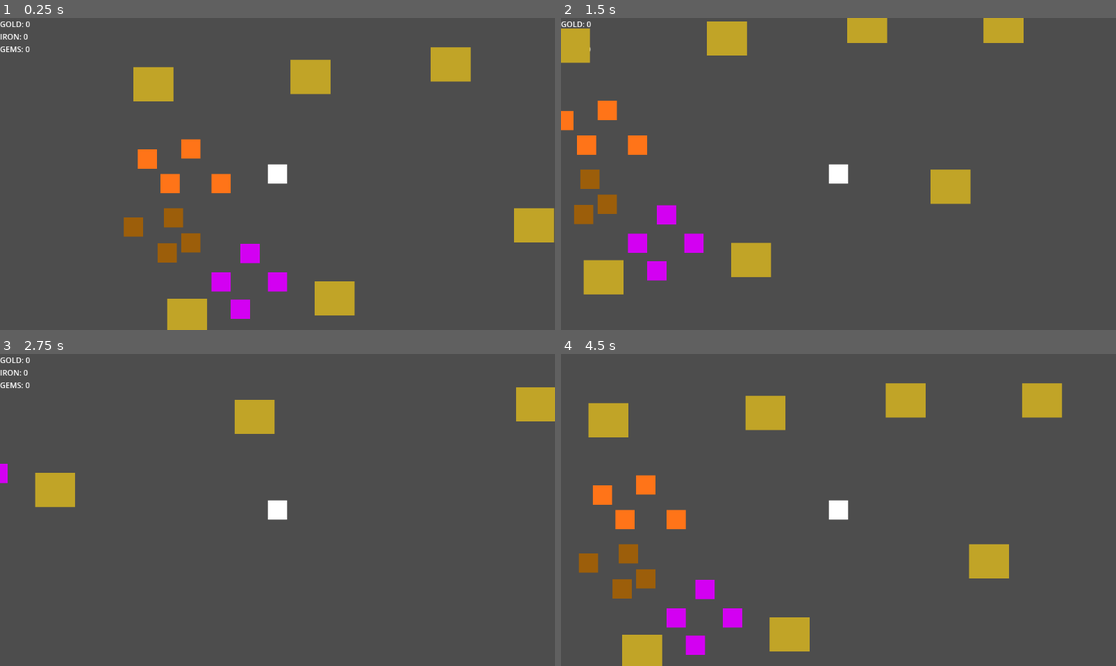
Above: before the commit, frames 1-4 (two rows, left to right).
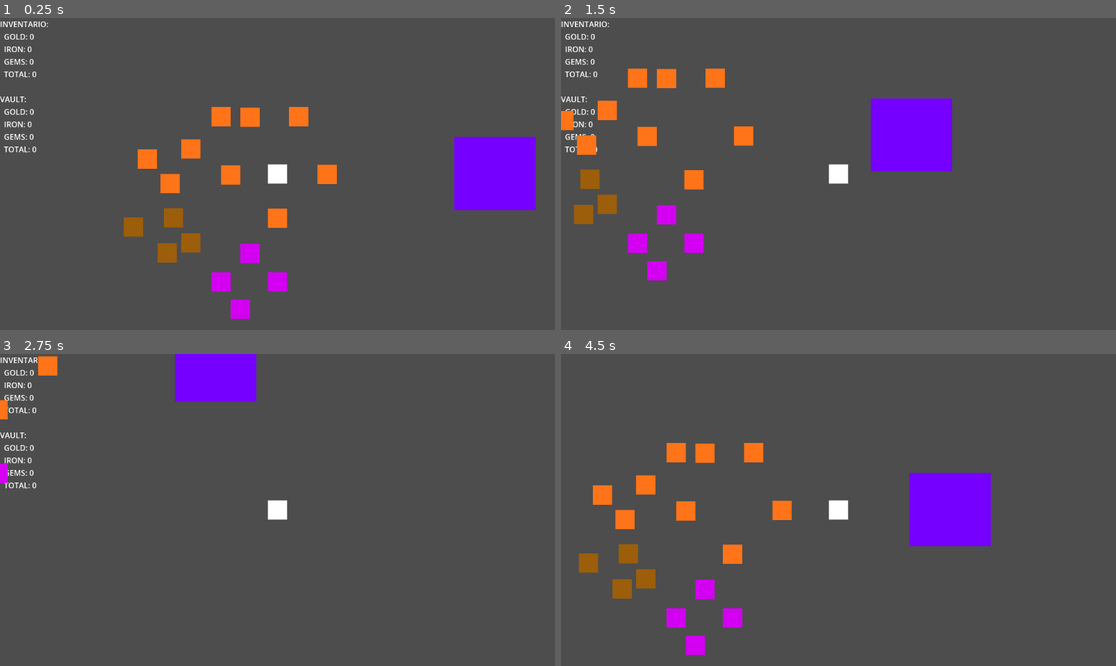
Above: after the commit, the same moments.

Repository: Themecus/Juego-de-mineria
Game: Godot game, scene res://Scene/test_zone.tscn
The game is run twice, just before and just after one commit, with the same random seed, the same clock (stepped at 60 frames per second) and the same inputs.
Inputs:
- Up to frame 1 (0.25 s): no input
- Up to frame 2 (1.5 s): tap Enter at 0.5 s; hold D (Right) 0.53-1.28 s; tap Space (Touch) at 0.6, 1.35 s; hold S (Down) from 1.28 s (still down)
- Up to frame 3 (2.75 s): release S (Down) at 2.03 s; hold D (Right) from 2.03 s (still down); tap Space (Touch) at 2.1 s
- Up to frame 4 (4.5 s): release D (Right) at 2.78 s; hold W (Up) 2.78-3.53 s; tap Space (Touch) at 2.85, 3.6, 4.35 s; hold A (Left) from 3.53 s (still down); tap [ (console) at 4.15 s

The runs differ from the first frame. In frame 1, 10% of the frame differs, in the area x 0-100%, y 1-100%; in frame 2, 10%; in frame 3, 5.5%; in frame 4, 10%, in the area x 4-91%, y 9-100%.

Commit message:
estos fueron los siguientes cambios
Crear las 3 variaciones de minerales
Colocarle un limite de peso al jugador
Vaciarlos en algun sitio
Poder agarrar más de uno

Diff:
--- a/juego-de-mineria/Scene/test_zone.tscn
+++ b/juego-de-mineria/Scene/test_zone.tscn
@@ -4,69 +4,30 @@
 [ext_resource type="PackedScene" uid="uid://bek1op7pyb75n" path="res://Scene/iron.tscn" id="2_kbl6y"]
 [ext_resource type="PackedScene" uid="uid://nyvteljwufu2" path="res://Scene/gold.tscn" id="3_ogxn6"]
 [ext_resource type="PackedScene" uid="uid://ckqfwxgy4eyro" path="res://Scene/gems.tscn" id="4_vupva"]
+[ext_resource type="PackedScene" uid="uid://c02xyl1lwb2rl" path="res://Scene/vault.tscn" id="5_ogxn6"]
 
 [node name="test zone" type="Node2D" unique_id=982874559]
 
 [node name="Player" parent="." unique_id=1874484111 instance=ExtResource("1_0ssdb")]
 position = Vector2(-318, 74)
 
-[node name="ColorRect2" type="ColorRect" parent="." unique_id=212802380]
-offset_left = -241.0
-offset_top = 297.0
-offset_right = -158.0
-offset_bottom = 368.0
-color = Color(0.7572746, 0.6438919, 0.15482098, 1)
+[node name="Iron" parent="." unique_id=565720635 instance=ExtResource("2_kbl6y")]
+position = Vector2(-415, 75)
 
-[node name="ColorRect3" type="ColorRect" parent="." unique_id=1408321621]
-offset_top = -189.0
-offset_right = 83.0
-offset_bottom = -118.0
-color = Color(0.7572746, 0.6438919, 0.15482098, 1)
+[node name="Iron5" parent="." unique_id=1491261582 instance=ExtResource("2_kbl6y")]
+position = Vector2(-215, 74)
 
-[node name="ColorRect4" type="ColorRect" parent="." unique_id=426890068]
-offset_left = -617.0
-offset_top = -148.0
-offset_right = -534.0
-offset_bottom = -77.0
-color = Color(0.7572746, 0.6438919, 0.15482098, 1)
+[node name="Iron6" parent="." unique_id=2102716275 instance=ExtResource("2_kbl6y")]
+position = Vector2(-318, 165)
 
-[node name="ColorRect5" type="ColorRect" parent="." unique_id=1381148410]
-offset_left = -547.0
-offset_top = 333.0
-offset_right = -464.0
-offset_bottom = 404.0
-color = Color(0.7572746, 0.6438919, 0.15482098, 1)
+[node name="Iron7" parent="." unique_id=1504098256 instance=ExtResource("2_kbl6y")]
+position = Vector2(-274, -46)
 
-[node name="ColorRect6" type="ColorRect" parent="." unique_id=380391678]
-offset_left = 757.0
-offset_top = 119.0
-offset_right = 840.0
-offset_bottom = 190.0
-color = Color(0.7572746, 0.6438919, 0.15482098, 1)
+[node name="Iron8" parent="." unique_id=1221748016 instance=ExtResource("2_kbl6y")]
+position = Vector2(-375, -45)
 
-[node name="ColorRect7" type="ColorRect" parent="." unique_id=11875972]
-offset_left = 283.0
-offset_top = -189.0
-offset_right = 366.0
-offset_bottom = -118.0
-color = Color(0.7572746, 0.6438919, 0.15482098, 1)
-
-[node name="ColorRect8" type="ColorRect" parent="." unique_id=1922154005]
-offset_left = -291.0
-offset_top = -163.0
-offset_right = -208.0
-offset_bottom = -92.0
-color = Color(0.7572746, 0.6438919, 0.15482098, 1)
-
-[node name="ColorRect9" type="ColorRect" parent="." unique_id=1290237881]
-offset_left = 173.0
-offset_top = 145.0
-offset_right = 256.0
-offset_bottom = 216.0
-color = Color(0.7572746, 0.6438919, 0.15482098, 1)
-
-[node name="Iron" parent="." unique_id=565720635 instance=ExtResource("2_kbl6y")]
-position = Vector2(-435, 93)
+[node name="Iron9" parent="." unique_id=1811109443 instance=ExtResource("2_kbl6y")]
+position = Vector2(-435, -46)
 
 [node name="Iron2" parent="." unique_id=1258890073 instance=ExtResource("2_kbl6y")]
 position = Vector2(-588, 42)
@@ -100,3 +61,6 @@
 
 [node name="Gems3" parent="." unique_id=1856749290 instance=ExtResource("4_vupva")]
 position = Vector2(-435, 297)
+
+[node name="Vault" parent="." unique_id=786479074 instance=ExtResource("5_ogxn6")]
+position = Vector2(133, 73)
--- /dev/null
+++ b/juego-de-mineria/Scene/vault.tscn
@@ -0,0 +1,19 @@
+[gd_scene format=3 uid="uid://c02xyl1lwb2rl"]
+
+[sub_resource type="RectangleShape2D" id="RectangleShape2D_ku5cq"]
+size = Vector2(84, 76)
+
+[node name="Vault" type="Node2D" unique_id=786479074]
+
+[node name="Vault" type="Area2D" parent="." unique_id=157710911]
+
+[node name="CollisionShape2D" type="CollisionShape2D" parent="Vault" unique_id=1113665913]
+scale = Vector2(2, 2)
+shape = SubResource("RectangleShape2D_ku5cq")
+
+[node name="ColorRect" type="ColorRect" parent="." unique_id=254809515]
+offset_left = -84.0
+offset_top = -76.0
+offset_right = 85.0
+offset_bottom = 76.0
+color = Color(0.45882353, 0, 1, 1)
--- a/juego-de-mineria/Scripts/Player.gd
+++ b/juego-de-mineria/Scripts/Player.gd
@@ -2,22 +2,27 @@
 
 var moving_fast=400#velocidad para moverse
 var interaction_zone=false
-var interaction2_zone=false
 var collectable=null#si quieres llaamar funciones desde otro sitio debes
 #1) crear una variable nulificada
-var inventory
+var inventory#el inventario personal del usuario, limitado
+var vault#el inventario donde guardaremos los minerales, ilimitado
 @onready var console=$Camera2D/console
 var points=0
 var nameOre=""
+var limitOres=10
+var oresCloset=0
 
 
 func _ready():
 	var inventoryClass = load("res://Scripts/inventory.gd")#con esto podemos llamar scripts que no tengan nodos asociados
 	inventory = inventoryClass.new()  # Crear NUEVA instancia
+	vault = inventoryClass.new()
 
 func _process(delta):
 	console.updateData(inventory)#la info de actualiza constantemente en console
+	console.updateDataVault(vault)#la info de actualiza constantemente en console
 	action(delta)#aqui iran todas las acciones de nuestro pj
+
 
 func action(delta):
 	moving(delta)#esta sera de movimiento
@@ -25,13 +30,42 @@
 	if Input.is_action_just_pressed("console"):
 		console.dataVisible()
 
+func touch(delta):
+	if Input.is_action_just_pressed("Touch") and inventory.total < limitOres:
+		# esto sera un acumulador de los diferentes minerales que encontremos
+		# Agarrandolos de un golpe y poder guardar muchos a la vez
+		var resources = {
+			"Gold": 0,
+			"Iron": 0,
+			"Gems": 0
+		}
+		var oreDelete = []
 
+		# Recolectar todos los resources
+		for area in $Area2D.get_overlapping_areas():
+			#Tener al dia el peso para ver si podemos proceder
+			if inventory.total>= limitOres:
+				break
 
-func touch(delta):
-	if interaction_zone==true and Input.is_action_just_pressed("Touch"):
-		points=collectable.revenue()
-		inventory.oresUp(points,nameOre)
-		collectable.take()#3) tienes via libre para llamar sus funciones
+			if area.name in resources.keys():
+				var mineral = area.get_parent()
+				if is_instance_valid(mineral):
+					resources[area.name] += mineral.revenue()
+					oreDelete.append(mineral)
+
+		# Hacer el calculo en un frame
+		if oreDelete.size() > 0:
+			# lo colocamos al inventario
+			for tipo in resources:
+				if resources[tipo] > 0:
+					inventory.oresUp(resources[tipo], tipo)#sumos todos de un golpe
+
+			# Volamos/eliminamos todos los minerales que tengamos al calnce tras el calculo
+			for mineral in oreDelete:
+				if is_instance_valid(mineral):
+					mineral.take()
+			#Actualizar contador de minerales cerca
+			oresCloset = $Area2D.get_overlapping_areas().size()
 
 
 func moving(delta):
@@ -43,11 +77,19 @@
 func _on_area_2d_area_entered(area):#colocar en un grupo de cosas que solo se pueden iteractuar
 	if area.name=="Gold" or area.name=="Iron" or area.name=="Gems":#ten siempre en cuenta los nombres de cada nodo para llamarlos
 		nameOre=area.name
-		collectable=area.get_parent()#2)usar alguna referencia como area y meter el get parent para conseguir el nodo principial donde esta el script
-		interaction_zone=true
-
-
+		oresCloset += 1
+		collectable = area.get_parent()#2)usar alguna referencia como area y meter el get parent para conseguir el nodo principial donde esta el script
+	if area.name=="Vault":
+		inventory.total=0#limpiamos el inventario total cuando se vacie para que pueda atrapar massa
+		vault.gold += inventory.gold
+		vault.iron += inventory.iron
+		vault.gems += inventory.gems
+		inventory.gold = 0
+		inventory.iron = 0
+		inventory.gems = 0
 
 func _on_area_2d_area_exited(area):
 	if area.name=="Gold" or area.name=="Iron" or area.name=="Gems":
-		interaction_zone=false
+		oresCloset -= 1
+		if oresCloset <= 0:
+			oresCloset = 0
--- a/juego-de-mineria/Scripts/console.gd
+++ b/juego-de-mineria/Scripts/console.gd
@@ -3,22 +3,41 @@
 var dataGold = -1
 var dataIron = -1
 var dataGems = -1
+var dataGoldV = -1
+var dataIronV = -1
+var dataGemsV = -1
 
 func updateData(dataNew):
-	#vemos si algun recurso cambio
-	if (dataNew.gold != dataGold or
-		dataNew.iron != dataIron or
-		dataNew.gems != dataGems):
-		#Si es asi actualizamos por si cambia de nuevo
-		dataGold = dataNew.gold
-		dataIron = dataNew.iron
-		dataGems = dataNew.gems
+	# Actualizar datos del inventario
+	dataGold = dataNew.gold
+	dataIron = dataNew.iron
+	dataGems = dataNew.gems
+	_actualizar_texto_completo()
 
-		# Actualizar info
-		text = "GOLD: " + str(dataNew.gold) + "\n" + \
-			   "IRON: " + str(dataNew.iron) + "\n" + \
-			   "GEMS: " + str(dataNew.gems)
+func updateDataVault(dataNew):
+	# Actualizar datos del vault
+	dataGoldV = dataNew.gold
+	dataIronV = dataNew.iron
+	dataGemsV = dataNew.gems
+	_actualizar_texto_completo()
+
+func _actualizar_texto_completo():
+	# Texto del inventario
+	var inventario_text = "INVENTARIO:\n" + \
+						"  GOLD: " + str(dataGold) + "\n" + \
+						"  IRON: " + str(dataIron) + "\n" + \
+						"  GEMS: " + str(dataGems) + "\n" + \
+						"  TOTAL: " + str(dataGold + dataIron + dataGems) + "\n\n"
+
+	# Texto del vault
+	var vault_text = "VAULT:\n" + \
+					"  GOLD: " + str(dataGoldV) + "\n" + \
+					"  IRON: " + str(dataIronV) + "\n" + \
+					"  GEMS: " + str(dataGemsV) + "\n" + \
+					"  TOTAL: " + str(dataGoldV + dataIronV + dataGemsV)
+
+	# Combinar ambos textos
+	text = inventario_text + vault_text
 
 func dataVisible():
-	if Input.is_action_just_pressed("console"):
-		visible = !visible
+	visible = !visible
--- a/juego-de-mineria/Scripts/inventory.gd
+++ b/juego-de-mineria/Scripts/inventory.gd
@@ -3,6 +3,7 @@
 var gold=0
 var iron=0
 var gems=0
+var total=0
 
 func oresUp(points,nameOre):
 	if nameOre=="Gold":
@@ -11,3 +12,4 @@
 		iron+=points
 	if nameOre=="Gems":
 		gems+=points
+	total+=points
--- a/juego-de-mineria/Scripts/ores.gd
+++ b/juego-de-mineria/Scripts/ores.gd
@@ -3,7 +3,7 @@
 var points: float=0.0
 
 func revenue():
-	points=randf_range(0.1,1.5)
+	points=randf_range(0.5,1.5)
 	points = snapped(points, 0.1)  # coloca un solo decimal
 	return points
 
